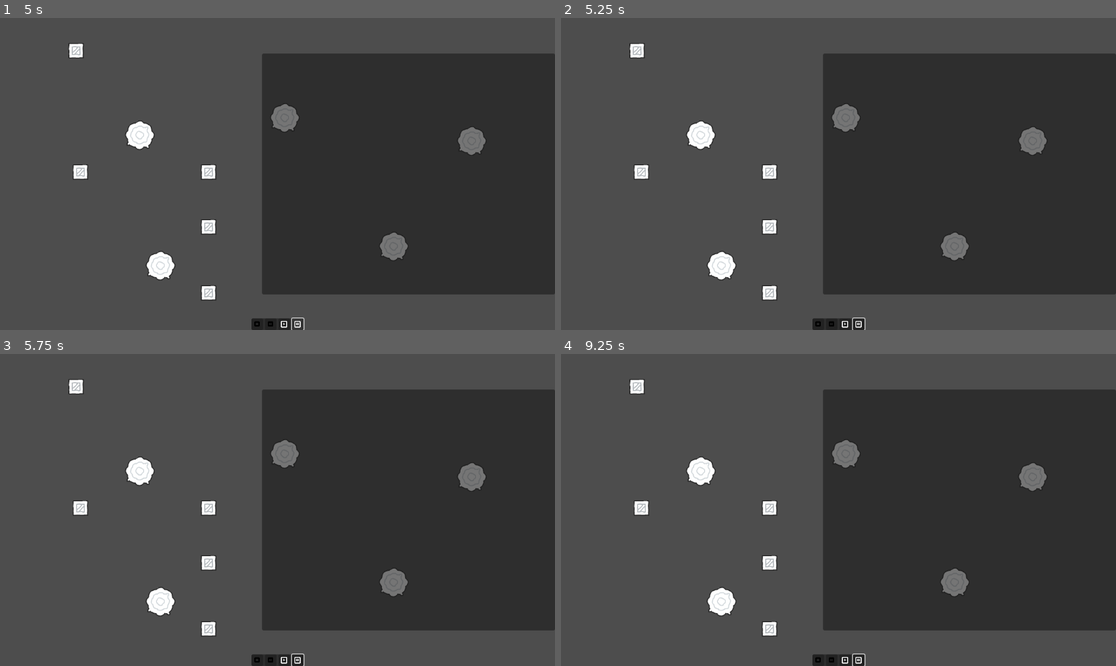
Above: before the commit, frames 1-4 (two rows, left to right).
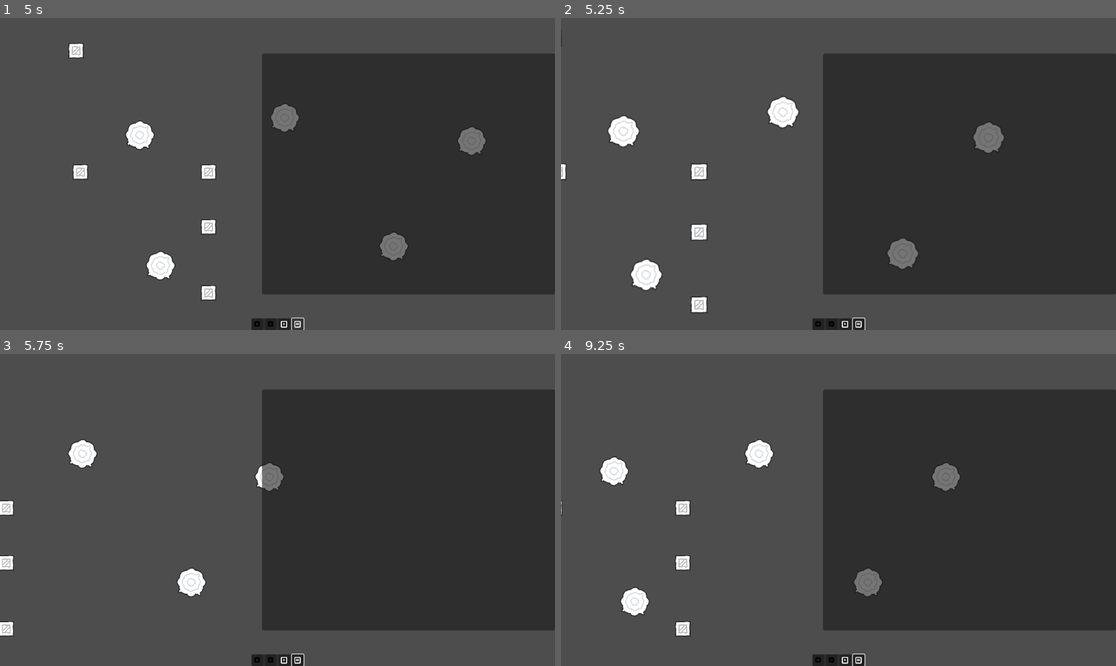
Above: after the commit, the same moments.

Repository: tefla/SpecialCirumstances
Game: Godot game, scene res://Game.tscn
The game is run twice, just before and just after one commit, with the same random seed, the same clock (stepped at 60 frames per second) and the same inputs.
Inputs (mouse positions are in pixels of both pictures, inside the frame that each line leads up to):
- Up to frame 1 (5 s): click (255, 323) at 0.5 s; click (255, 323) at 1.25 s; click (283, 323) at 2 s; click (283, 323) at 2.75 s; click (271, 323) at 3.5 s; click (299, 323) at 4.25 s
- Up to frame 2 (5.25 s): tap Enter at 5 s; move the mouse to (638, 49) at 5.02 s; hold D (RightKey, bound only after the commit) from 5.03 s (still down); tap Mouse wheel up (ZoomIn, bound only after the commit) at 5.1 s
- Up to frame 3 (5.75 s): keep holding D (RightKey, bound only after the commit); tap Mouse wheel down (ZoomOut, bound only after the commit) at 5.3 s
- Up to frame 4 (9.25 s): move the mouse to (771, 506) at 5.77 s; release D (RightKey, bound only after the commit) at 5.78 s; hold S (DownKey, bound only after the commit) 5.78-6.53 s; tap Mouse wheel down (ZoomOut, bound only after the commit) at 5.85, 6.8, 8.1 s; tap Mouse wheel up (ZoomIn, bound only after the commit) at 6.05, 7.35, 8.85 s; move the mouse to (771, 628) at 6.52 s; press the mouse at (771, 628) at 6.53 s; hold D (RightKey, bound only after the commit) 6.53-7.28 s; move the mouse to (771, 563) at 7.27 s; release the mouse at (771, 563) at 7.28 s; hold W (UpKey, bound only after the commit) 7.28-8.03 s; move the mouse to (638, 506) at 8.02 s; hold A (LeftKey, bound only after the commit) from 8.03 s (still down); move the mouse to (672, 463) at 8.77 s

Frame 1 is identical in both runs. In frame 2, 4.8% of the frame differs, in the area x 0-88%, y 4-95%; in frame 3, 3.7%; in frame 4, 4.4%.

Commit message:
added camera controls

Diff:
--- /dev/null
+++ b/Camera2D.gd
@@ -0,0 +1,24 @@
+extends Camera2D
+
+
+# Called when the node enters the scene tree for the first time.
+func _ready() -> void:
+	pass # Replace with function body.
+
+
+# Called every frame. 'delta' is the elapsed time since the previous frame.
+func _process(delta: float) -> void:
+	if Input.is_action_pressed("UpKey"):
+		position.y -= 10
+	if Input.is_action_pressed("DownKey"):
+		position.y += 10
+	if Input.is_action_pressed("LeftKey"):
+		position.x -= 10
+	if Input.is_action_pressed("RightKey"):
+		position.x += 10
+	if Input.is_action_just_released("ZoomIn"):
+		zoom.x += 0.1
+		zoom.y += 0.1
+	if Input.is_action_just_released("ZoomOut"):
+		zoom.x -= 0.1
+		zoom.y -= 0.1
--- a/Game.tscn
+++ b/Game.tscn
@@ -1,7 +1,8 @@
-[gd_scene load_steps=10 format=3 uid="uid://eyjao2ky0fku"]
+[gd_scene load_steps=11 format=3 uid="uid://eyjao2ky0fku"]
 
 [ext_resource type="PackedScene" uid="uid://cr2bsr17fewrr" path="res://UI/InfoPanel.tscn" id="1_autge"]
 [ext_resource type="Script" path="res://Game.gd" id="1_mjcl4"]
+[ext_resource type="Script" path="res://Camera2D.gd" id="2_0hcwk"]
 [ext_resource type="PackedScene" uid="uid://2exh5qya8ayq" path="res://UI/Toolbar.tscn" id="2_5tslf"]
 [ext_resource type="Script" path="res://Unit/Components/CPU/CPU.gd" id="4_lkc31"]
 [ext_resource type="PackedScene" uid="uid://bfeebesnnu1x1" path="res://Map/Level1.tscn" id="4_mmr57"]
@@ -19,6 +20,7 @@
 
 [node name="Camera2D" type="Camera2D" parent="."]
 position = Vector2(8, 4)
+script = ExtResource("2_0hcwk")
 
 [node name="CanvasLayer" type="CanvasLayer" parent="Camera2D"]
 
--- a/project.godot
+++ b/project.godot
@@ -31,6 +31,36 @@
 "events": [Object(InputEventMouseButton,"resource_local_to_scene":false,"resource_name":"","device":-1,"window_id":0,"a …(253 unchanged characters)…
 ]
 }
+UpKey={
+"deadzone": 0.5,
+"events": [Object(InputEventKey,"resource_local_to_scene":false,"resource_name":"","device":-1,"window_id":0,"alt_pressed":false,"shift_pressed":false,"ctrl_pressed":false,"meta_pressed":false,"pressed":false,"keycode":0,"physical_keycode":87,"key_label":0,"unicode":119,"location":0,"echo":false,"script":null)
+]
+}
+DownKey={
+"deadzone": 0.5,
+"events": [Object(InputEventKey,"resource_local_to_scene":false,"resource_name":"","device":-1,"window_id":0,"alt_pressed":false,"shift_pressed":false,"ctrl_pressed":false,"meta_pressed":false,"pressed":false,"keycode":0,"physical_keycode":83,"key_label":0,"unicode":115,"location":0,"echo":false,"script":null)
+]
+}
+LeftKey={
+"deadzone": 0.5,
+"events": [Object(InputEventKey,"resource_local_to_scene":false,"resource_name":"","device":-1,"window_id":0,"alt_pressed":false,"shift_pressed":false,"ctrl_pressed":false,"meta_pressed":false,"pressed":false,"keycode":0,"physical_keycode":65,"key_label":0,"unicode":97,"location":0,"echo":false,"script":null)
+]
+}
+RightKey={
+"deadzone": 0.5,
+"events": [Object(InputEventKey,"resource_local_to_scene":false,"resource_name":"","device":-1,"window_id":0,"alt_pressed":false,"shift_pressed":false,"ctrl_pressed":false,"meta_pressed":false,"pressed":false,"keycode":0,"physical_keycode":68,"key_label":0,"unicode":100,"location":0,"echo":false,"script":null)
+]
+}
+ZoomIn={
+"deadzone": 0.5,
+"events": [Object(InputEventMouseButton,"resource_local_to_scene":false,"resource_name":"","device":-1,"window_id":0,"alt_pressed":false,"shift_pressed":false,"ctrl_pressed":false,"meta_pressed":false,"button_mask":0,"position":Vector2(0, 0),"global_position":Vector2(0, 0),"factor":1.0,"button_index":4,"canceled":false,"pressed":false,"double_click":false,"script":null)
+]
+}
+ZoomOut={
+"deadzone": 0.5,
+"events": [Object(InputEventMouseButton,"resource_local_to_scene":false,"resource_name":"","device":-1,"window_id":0,"alt_pressed":false,"shift_pressed":false,"ctrl_pressed":false,"meta_pressed":false,"button_mask":0,"position":Vector2(0, 0),"global_position":Vector2(0, 0),"factor":1.0,"button_index":5,"canceled":false,"pressed":false,"double_click":false,"script":null)
+]
+}
 
 [layer_names]
 
